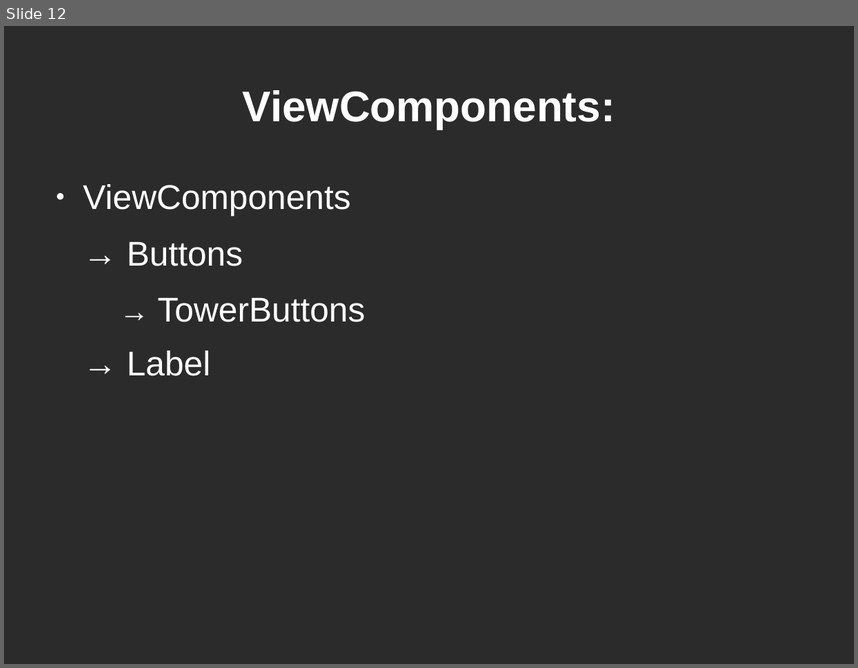
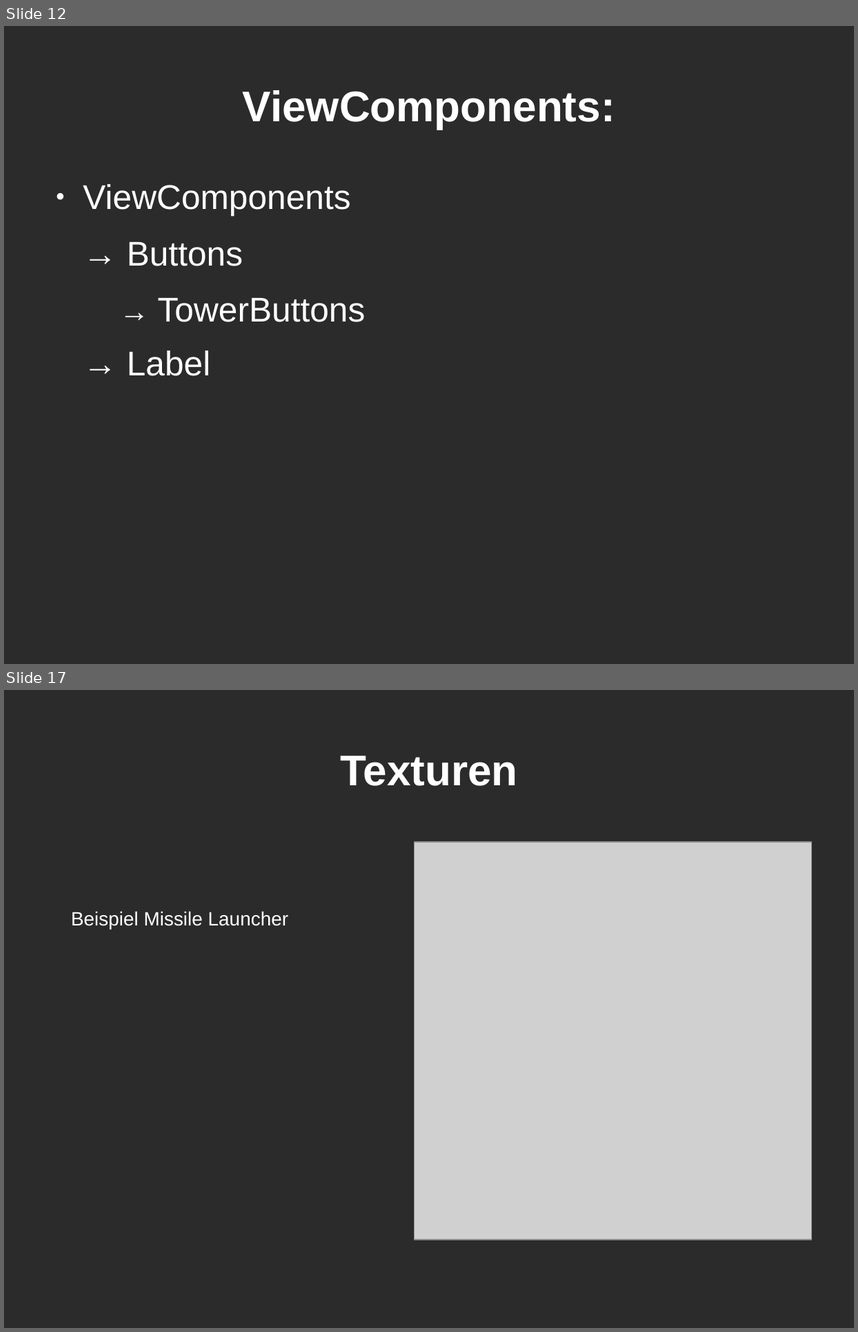
Before and after one commit to Leo1998/Kabuom, a slide deck: projektpräsentation.odp. Shown one above the other, each under a label of ours: slide 12 before the commit, slides 12 and 17 after it; the slides between them are not shown. The pictures are 858x668 and 858x1332 pixels, drawn with LibreOffice and Linux fonts; fonts in the diff are those of the drawing; grey boxes stand for pictures; background and template pictures are left out; a plain dark background stands for a picture behind light text. Boxes give left, top, right and bottom in pixels: in the first picture for what was removed or moved away, otherwise in the second. Text is boxed around its words. In the diff, an @@ line names an element or a change of style, - is before the commit and + after.

```diff
--- a/projektpräsentation.odp
+++ b/projektpräsentation.odp
@@ slide 17 added at [4,690,854,1328], background picture (left out) @@
@@ title added at [340,756,517,786], 40 pt, text #FFFFFF, bold @@
+Texturen
@@ picture added at [415,842,812,1239] @@
@@ text added at [71,911,288,929], 18 pt, text #FFFFFF @@
+Beispiel Missile Launcher
```
Also in this commit, not shown: 2 slides changed, 7 other slides added.
